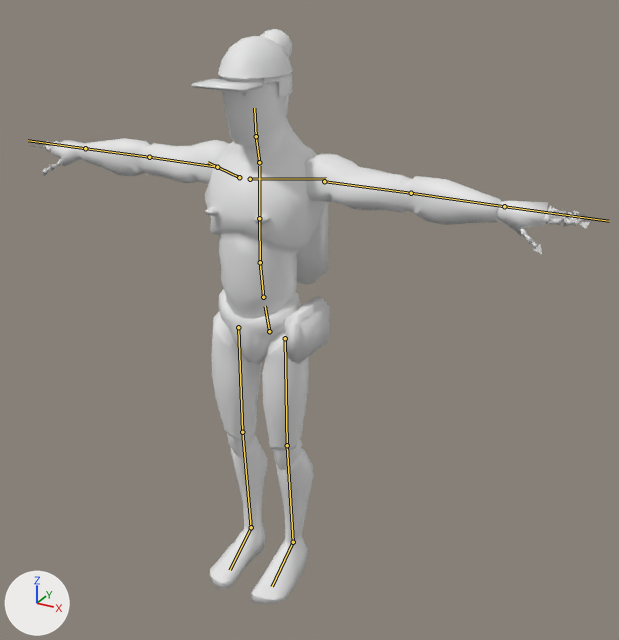
The glTF model games/hide-crowd/src/client/art/crowd-people.glb: old version first, new version second.
Camera for both pictures: a camera (50 mm lens) standing at (1.36, -2.15, 2.09) and looking at (0.16, 0.04, 1.0). The lights are fixed; the arrows at lower left show +X, +Y and +Z. The picture after the commit comes second. The bones that change, and the others that lie on the model, are drawn over the model as lines.

In view in the first picture: 'backpack', 'body_m', 'cap', 'cap_peak', 'eyes', 'hair_bun', 'hair_short', 'hair_tail', 'satchel', 'straps'.
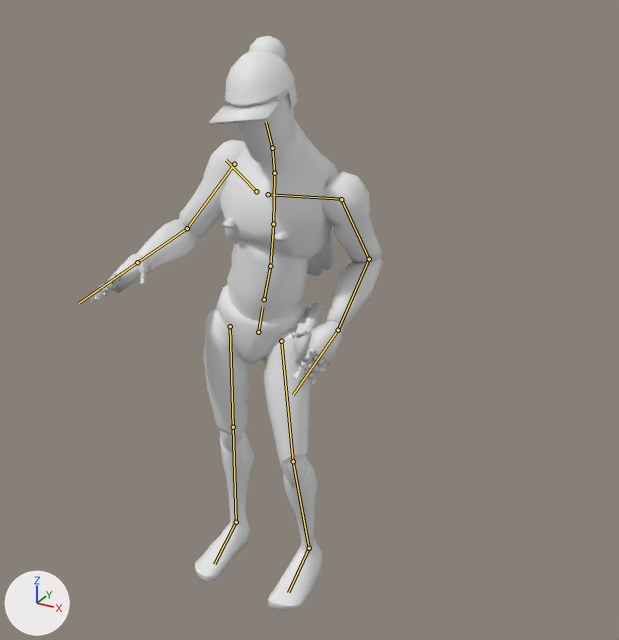
The newer file adds an action. The first version stands in its rest pose; the second is drawn at frame 0 of the action 'dance'.

Pixel boxes (x1, y1, x2, y2) of what changed, in the pictures (619 x 640 px):
'body_m', posed (48% narrower)
    before: (29, 77, 592, 604)
    after: (90, 93, 383, 611)
'cap', posed (7% narrower, 27% taller)
    before: (218, 36, 292, 79)
    after: (225, 50, 294, 105)
'satchel', posed (22% narrower)
    before: (285, 297, 330, 364)
    after: (292, 303, 327, 368)
'backpack', posed
    before: (296, 202, 328, 285)
    after: (307, 226, 336, 277)
'cap_peak', posed (67% taller)
    before: (191, 78, 264, 92)
    after: (209, 101, 279, 125)
'hair_bun', posed
    before: (220, 29, 292, 83)
    after: (229, 36, 292, 106)
'hair_short', posed (8% taller)
    before: (220, 73, 292, 97)
    after: (229, 82, 298, 108)
'eyes', posed (not visible afterwards)
    before: (222, 90, 249, 97)
bone 'pelvis', root to tip
    before: (269, 331) to (265, 306)
    after: (258, 332) to (262, 307)
bone 'spine_02', root to tip
    before: (260, 262) to (259, 218)
    after: (270, 266) to (273, 224)
bone 'spine_03', root to tip
    before: (259, 218) to (259, 166)
    after: (273, 224) to (274, 176)
bone 'clavicle_l', root to tip
    before: (250, 179) to (326, 178)
    after: (268, 194) to (343, 199)
bone 'upperarm_l', root to tip
    before: (324, 181) to (411, 193)
    after: (341, 199) to (369, 259)
bone 'lowerarm_l', root to tip
    before: (411, 193) to (504, 206)
    after: (369, 259) to (338, 330)
bone 'hand_l', root to tip
    before: (504, 206) to (609, 221)
    after: (338, 330) to (293, 395)
bone 'clavicle_r', root to tip
    before: (239, 177) to (208, 162)
    after: (256, 191) to (226, 160)
bone 'upperarm_r', root to tip
    before: (217, 167) to (149, 157)
    after: (234, 164) to (187, 228)
bone 'lowerarm_r', root to tip
    before: (149, 157) to (85, 148)
    after: (187, 228) to (137, 262)
bone 'neck_01', root to tip
    before: (259, 162) to (256, 136)
    after: (274, 173) to (272, 148)
bone 'Head', root to tip
    before: (256, 136) to (254, 108)
    after: (272, 148) to (266, 122)
bone 'thigh_l', root to tip
    before: (285, 338) to (287, 445)
    after: (281, 341) to (293, 461)
bone 'calf_l', root to tip
    before: (287, 445) to (293, 542)
    after: (293, 461) to (309, 548)
bone 'foot_l', root to tip
    before: (293, 542) to (272, 586)
    after: (309, 548) to (288, 592)
bone 'thigh_r', root to tip
    before: (238, 327) to (242, 432)
    after: (230, 326) to (233, 427)
bone 'calf_r', root to tip
    before: (242, 432) to (251, 527)
    after: (233, 427) to (236, 522)
bone 'foot_r', root to tip
    before: (251, 527) to (230, 570)
    after: (236, 522) to (214, 564)

The edits, one by one:
Bone 'pelvis' (bone_pelvis) moves from (0.0, 0.0, 0.0) to (-0.055, -0.024, -0.011).
Bone 'pelvis' (bone_pelvis) turns from (0, 0, 0) to (-6, 14, -17) degrees about its own x, y and z.
Bone 'spine_02' (bone_spine_02) turns from (0, 0, 0) to (4, -13, 6) degrees about its own x, y and z.
Bone 'spine_03' (bone_spine_03) turns from (0, 0, 0) to (10, -1, -1) degrees about its own x, y and z.
Bone 'clavicle_l' (bone_clavicle_l) turns from (0, 0, 0) to (-2, -1, -6) degrees about its own x, y and z.
Bone 'upperarm_l' (bone_upperarm_l) turns from (0, 0, 0) to (-26, -17, -67) degrees about its own x, y and z.
Bone 'lowerarm_l' (bone_lowerarm_l) turns from (0, 0, 0) to (85, 21, 4) degrees about its own x, y and z.
Bone 'hand_l' (bone_hand_l) turns from (0, 0, 0) to (13, 1, -3) degrees about its own x, y and z.
Bone 'clavicle_r' (bone_clavicle_r) turns from (0, 0, 0) to (2, 3, -7) degrees about its own x, y and z.
Bone 'upperarm_r' (bone_upperarm_r) turns from (0, 0, 0) to (22, -13, 59) degrees about its own x, y and z.
Bone 'lowerarm_r' (bone_lowerarm_r) turns from (0, 0, 0) to (71, 9, -4) degrees about its own x, y and z.
Bone 'neck_01' (bone_neck_01) turns from (0, 0, 0) to (-6, -2, 3) degrees about its own x, y and z.
Bone 'Head' (bone_head) turns from (0, 0, 0) to (9, 10, 11) degrees about its own x, y and z.
Bone 'thigh_l' (bone_thigh_l) turns from (0, 0, 0) to (-18, -3, -21) degrees about its own x, y and z.
Bone 'calf_l' (bone_calf_l) turns from (0, 0, 0) to (28, -4, 0) degrees about its own x, y and z.
Bone 'foot_l' (bone_foot_l) turns from (0, 0, 0) to (-6, 10, 25) degrees about its own x, y and z.
Bone 'thigh_r' (bone_thigh_r) turns from (0, 0, 0) to (5, 0, -11) degrees about its own x, y and z.
Bone 'calf_r' (bone_calf_r) turns from (0, 0, 0) to (-4, 7, -1) degrees about its own x, y and z.
Bone 'foot_r' (bone_foot_r) turns from (0, 0, 0) to (2, 7, 9) degrees about its own x, y and z.
